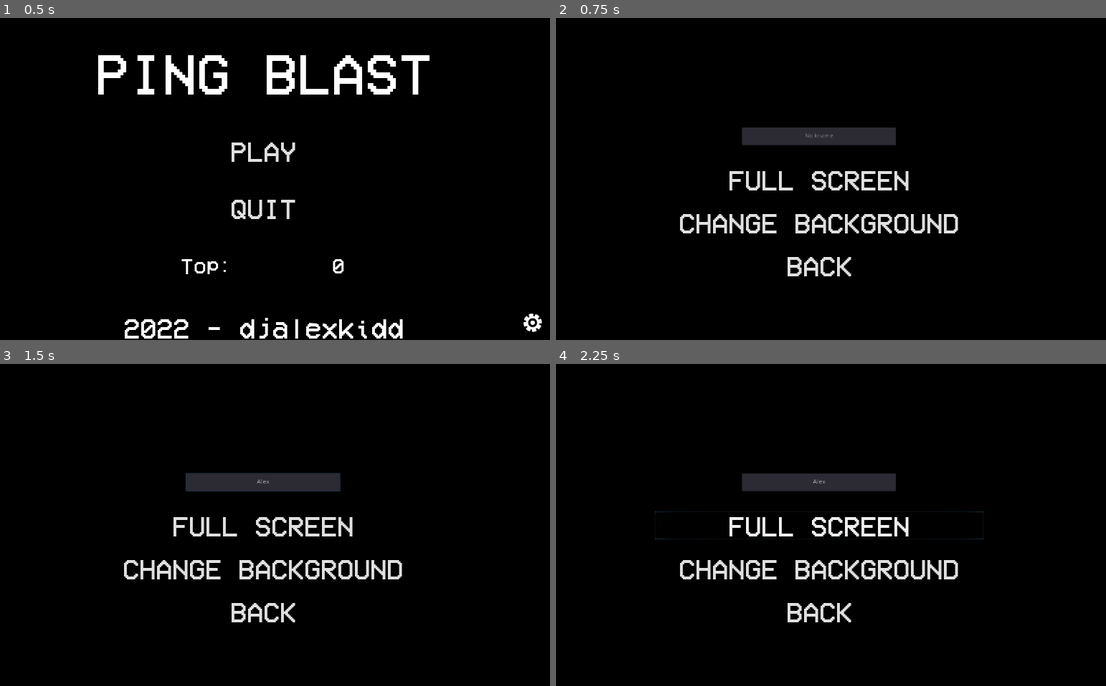
Above: before the commit, frames 1-4 (two rows, left to right).
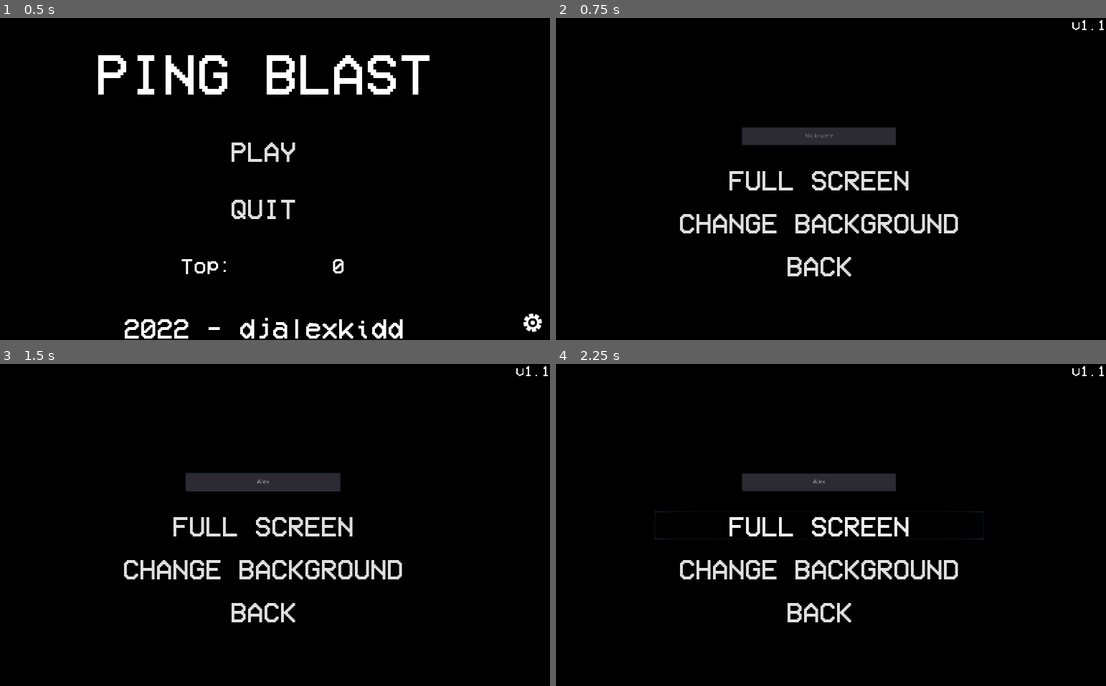
Above: after the commit, the same moments.

Repository: djalexkidd/ping-blast
Game: Godot game, scene res://scenes/MainMenu.tscn
Same seed, same stepped clock (60 frames per second), same inputs: the game is played once before the commit and once after it.
Inputs (mouse positions are in pixels of both pictures, inside the frame that each line leads up to):
- Up to frame 1 (0.5 s): no input
- Up to frame 2 (0.75 s): click (1089, 320) at 0.5 s
- Up to frame 3 (1.5 s): click (264, 483) at 1.27 s; type "Alex" at 1.35 s
- Up to frame 4 (2.25 s): click "FULL SCREEN" at 2 s

Frame 1 is identical in both runs. In frame 2, less than 0.1% of the frame differs, in the area x 93-100%, y 0-4%; in frame 3, less than 0.1%; in frame 4, less than 0.1%.

Commit message:
Plus de couleurs

Diff:
--- a/scenes/Settings.tscn
+++ b/scenes/Settings.tscn
@@ -8,13 +8,14 @@
 size = 64
 font_data = ExtResource( 1 )
 
+[sub_resource type="DynamicFont" id=2]
+size = 32
+font_data = ExtResource( 1 )
+
 [node name="Settings" type="Control"]
 anchor_right = 1.0
 anchor_bottom = 1.0
 script = ExtResource( 3 )
-__meta__ = {
-"_edit_use_anchors_": false
-}
 
 [node name="ColorRect" type="ColorRect" parent="."]
 anchor_right = 1.0
@@ -99,11 +100,18 @@
 mode = 0
 access = 2
 filters = PoolStringArray( "*.png", "*.jpg" )
-current_dir = "/home/alexandre/Documents/Projets/ping-blast"
-current_path = "/home/alexandre/Documents/Projets/ping-blast/"
 __meta__ = {
 "_edit_use_anchors_": false
 }
+
+[node name="Version" type="Label" parent="."]
+anchor_left = 1.0
+anchor_right = 1.0
+margin_left = -76.0
+margin_bottom = 29.0
+custom_fonts/font = SubResource( 2 )
+text = "v1.1"
+align = 1
 
 [connection signal="text_changed" from="NickNameEdit" to="NickNameEdit" method="name_apply"]
 [connection signal="pressed" from="FullScreenButton" to="." method="_on_FullScreenButton_pressed"]
--- a/scripts/Ball.gd
+++ b/scripts/Ball.gd
@@ -11,10 +11,12 @@
 signal explode
 signal bonus_get
 
-#Couleurs aléatoires
+#Couleurs aléatoires (RGB)
 const colors = [Color(1.0, 0.0, 0.0), #Rouge
 		  Color(0.0, 1.0, 0.0), #Vert
 		  Color(0.0, 0.8, 1.0), #Bleu
+		  Color(1.0, 0.6, 0.0), #Orange
+		  Color(0.7, 0.0, 1.0), #Violet
 		  Color(1.0, 1.0, 1.0)] #Blanc
 
 func _ready():
Not shown: 1 places in scenes/Settings.tscn that only renumber resources
